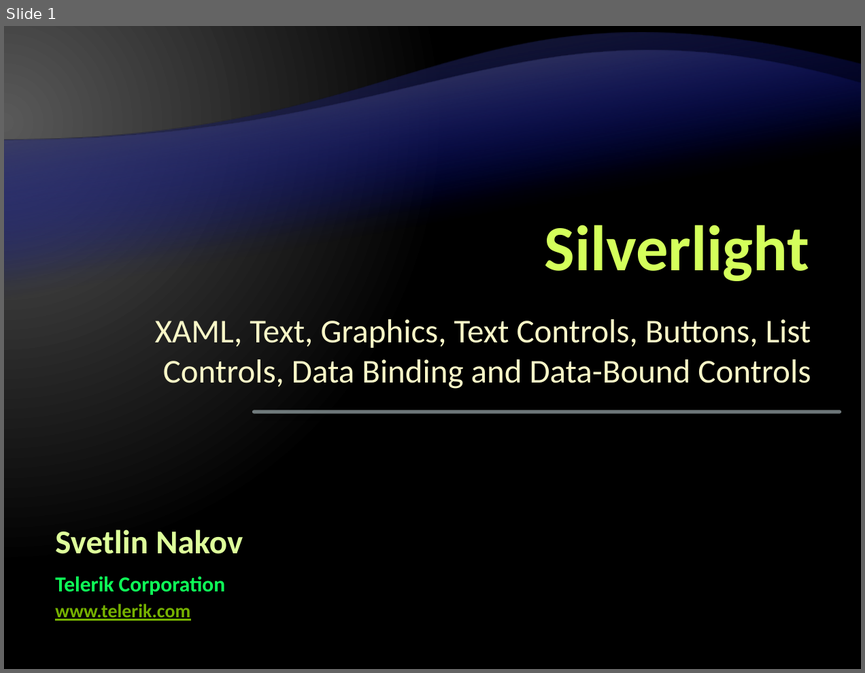
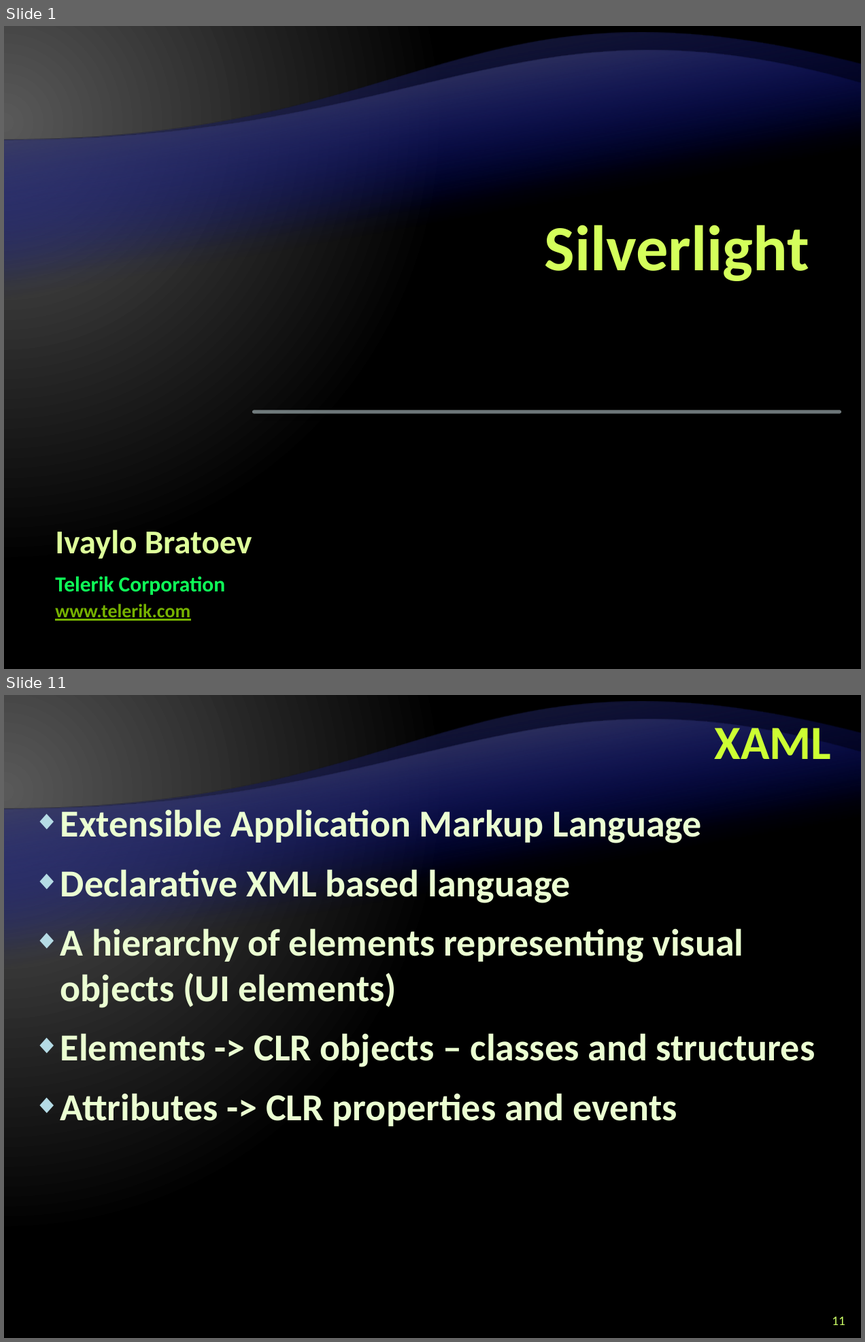
Before and after one commit to Graveheart/aspnetcourse, a slide deck: lectures/12. Silverlight.pptx. Shown one above the other, each under a label of ours: slide 1 before the commit, slides 1 and 11 after it; the slides between them are not shown. The pictures are 865x673 and 865x1342 pixels, drawn with LibreOffice and Linux fonts; fonts in the diff are those of the drawing; background and template pictures are left out. Boxes give left, top, right and bottom in pixels: in the first picture for what was removed or moved away, otherwise in the second. Text is boxed around its words. In the diff, an @@ line names an element or a change of style, - is before the commit and + after.

```diff
--- a/lectures/12. Silverlight.pptx
+++ b/lectures/12. Silverlight.pptx
@@ slide 11 added at bbox=[4, 695, 861, 1338], background gradient #595959 to #000000; not listed: 2 template elements that a slide beside it also shows @@
@@ title added at bbox=[715, 719, 831, 759], 40 pt, text #CCFF33, bold @@
+XAML
@@ text added at bbox=[60, 809, 815, 1126], 32 pt, text #EBFFD2, bold @@
+◆ Extensible Application Markup Language
+◆ Declarative XML based language
+◆ A hierarchy of elements representing visual objects (UI elements)
+◆ Elements -> CLR objects – classes and structures
+◆ Attributes -> CLR properties and events
@@ page number added at bbox=[832, 1316, 844, 1325], 11 pt, text #CCFF66 @@
+11
@@ slide 1 changed as well @@
@@ subtitle removed at bbox=[155, 319, 811, 388] @@
-XAML, Text, Graphics, Text Controls, Buttons, List Controls, Data Binding and Data-Bound Controls
@@ text at bbox=[55, 529, 252, 558]: text changed @@
-Svetlin Nakov
+Ivaylo Bratoev
```
Also in this commit, not shown: 32 other slides added, 1 slide removed, 2 other files.
